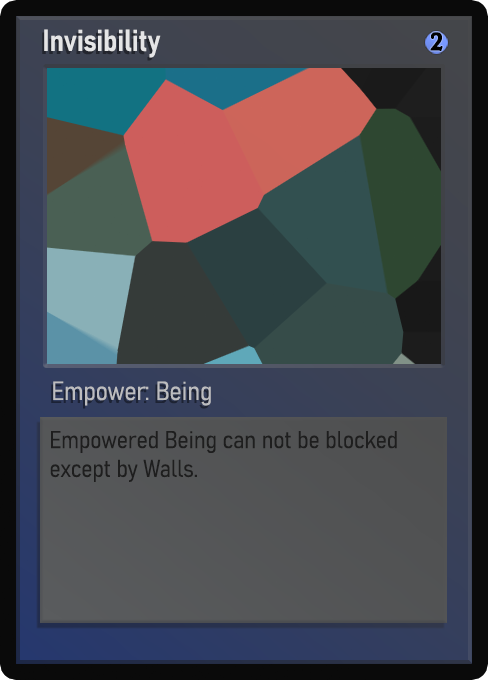
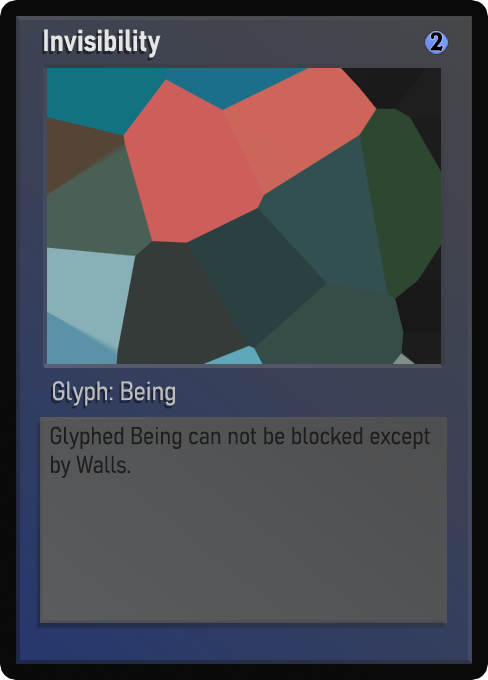
Revision of a layered w=488, h=680 image; what changed, layer by layer:
painted on "Class" over 53, 381, 211, 406
painted on "Desc_norm" over 50, 426, 430, 482
